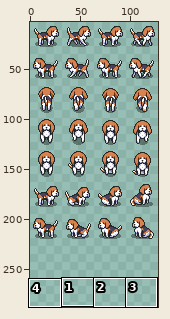
File history of a pixel-art file, aseprite/dogs/beagle-dog.aseprite. Above: a wide view before the commit, with the close-up outlined.
Close-up. Old version:
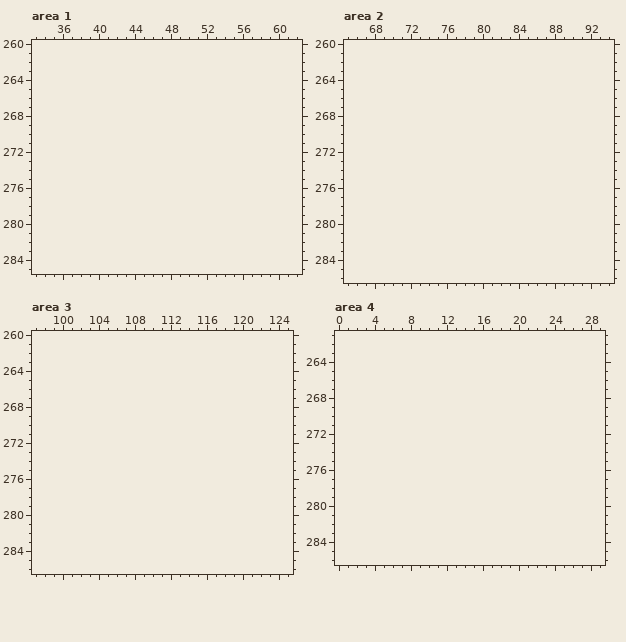
128x224 pixels, 1 frame. Shown: area 1: x 33..62, y 260..285; area 2: x 65..94, y 260..286; area 3: x 97..125, y 260..286; area 4: x 0..29, y 261..286. The old version is drawn lined up with the new one, on the new canvas. The wide view leaves out empty margins. The commit also changed other parts of the picture, which this record leaves out.
Visible layers, top first: "Layer 1", "Layer 2".
Palette (. is transparent): 
And afterwards:
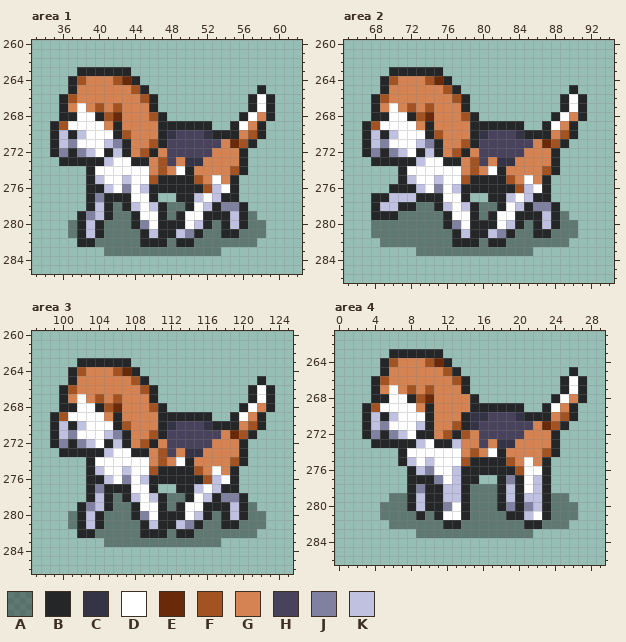
Colours new in this view: A #0000005d  B #252628  C #353447  D #ffffff  E #6a2908  F #a35221  G #d58352  H #48425d  J #8080a0  K #c0c0e0
Edits made:
canvas 128x224 -> 128x288
Changed rows in their new state; - is an unchanged pixel.
Area 1:
first column x 35:
263 ---BBBBBB----------------
264 --BFGGGFEB---------------
265 --BGGGGGGFB------------B-
266 -BFGGGGGGGFB----------BDB
267 -BGDGFGFGGGB----------BDB
268 -BBDDBFEGGGFB--------BDGB
269 BFDDDDGBGGGGBBBBBB--BDGB-
270 BKBKDDDBFGGGBCHHHCBBBGFB-
271 BKJDDDKJBGGFBHHHHHHGEFB--
272 BJBJKDBKBGFBGHHHHHGGGB---
273 -BBBBBKDDBBGFHGCCGGGGB---
274 ----BDDDDDDGFGDBGGGGFB---
275 ----BKDDKDDFBBBBFGDGB----
276 ----BBKDJDKBBBBBBFKDB----
277 ----BJBBBDDB--BBKDKBB----
278 ----BKBABKDKBAABDKBJJB---
279 ---BJKBAABDDBABDDBBBKBA--
280 --ABKBAAABJDBBBDKBABKBAA-
281 --ABKBAAAABKBBKJBAABBAAA-
282 ---BBAAAAABBBABBAAAAAAA--
283 ------AAAAAAAAAAAAA------
Area 2:
first column x 67:
263 ---BBBBBB----------------
264 --BFGGGFEB---------------
265 --BGGGGGGFB------------B-
266 -BFGGGGGGGFB----------BDB
267 -BGDGFGFGGGB----------BDB
268 -BBDDBFEGGGFB--------BDGB
269 BFDDDDGBGGGGBBBBBB--BDGB-
270 BKBKDDDBFGGGBCHHHCBBBGFB-
271 BKJDDDKJBGGFBHHHHHHGEFB--
272 BJBJKDBKBGFBGHHHHHGGGB---
273 -BBBBBKDDBBGFHGCCGGGGB---
274 ----BDDDDDDGFGDBGGGGFB---
275 ----BKDDKDDFBBBBFGDGB----
276 ---BBBKDJDKBBBBBBFKDB----
277 -BBKKKBBBDDB--BBKDKBB----
278 -BKKBBAABKDKBAABDKBJJB---
279 -BBBAAAAABDDBABDDBBBKBA--
280 -AAAAAAAABJDBBBDKBABKBAA-
281 -AAAAAAAAABKBBKJBAABBAAA-
282 --AAAAAAAABBBABBAAAAAAA--
283 ------AAAAAAAAAAAAA------
Area 3:
first column x 99:
263 ---BBBBBB----------------
264 --BFGGGFEB---------------
265 --BGGGGGGFB------------B-
266 -BFGGGGGGGFB----------BDB
267 -BGDGFGFGGGB----------BDB
268 -BBDDBFEGGGFB--------BDGB
269 BFDDDDGBGGGGBBBBBB--BDGB-
270 BKBKDDDBFGGGBCHHHCBBBGFB-
271 BKJDDDKJBGGFBHHHHHHGEFB--
272 BJBJKDBKBGFBGHHHHHGGGB---
273 -BBBBBKDDBBGFHGCCGGGGB---
274 ----BDDDDDDGFGDBGGGGFB---
275 ----BKDDKDDFBBBBFGDGB----
276 ----BBKDJDKBBBBBBFKDB----
277 ----BJBBBDDB--BBKDKBB----
278 ----BKBABKDKBAABDKBJJB---
279 ---BJKBAABDDBABDDBBBKBA--
280 --ABKBAAABJDBBBDKBABKBAA-
281 --ABKBAAAABKBBKJBAABBAAA-
282 ---BBAAAAABBBABBAAAAAAA--
283 ------AAAAAAAAAAAAA------
Area 4:
first column x 3:
263 ---BBBBBB----------------
264 --BFGGGFEB---------------
265 --BGGGGGGFB------------B-
266 -BFGGGGGGGFB----------BDB
267 -BGDGFGFGGGB----------BDB
268 -BBDDBFEGGGGB--------BDGB
269 BFDDDDGBGGGGBBBBBB--BDGB-
270 BKBKDDDBGGGBCCHHHCBBBGFB-
271 BKJDDDKBGGFBCHHHHHHGEFB--
272 BJBJKDBBGFBFGHHHHHGGGB---
273 -BBBBBKDBBKGGHGCCGGGGB---
274 ----BDDDDDDGFGDBGGGGFB---
275 ----BKDKDDDFBBBBFGDGB----
276 -----BKJDDKBBBBBBFDDB----
277 -----BBBJDKBB--BJBDKB----
278 -----BJBBKKBAAABKBDKB----
279 ---AABKBBKKBAAABKBKKBAA--
280 --AAABKBBJDBAAABJBJKBAAA-
281 --AAAABABDDBAAAABBKDBAAA-
282 ---AAAAAABBAAAAAAABBAAA--
283 ------AAAAAAAAAAAAA------
Boxes around the changes in both close-ups, in picture pixels (x1, y1, x2, y2):
added: (50, 67, 275, 256)
added: (362, 67, 587, 256)
added: (50, 358, 275, 547)
added: (362, 349, 587, 538)
